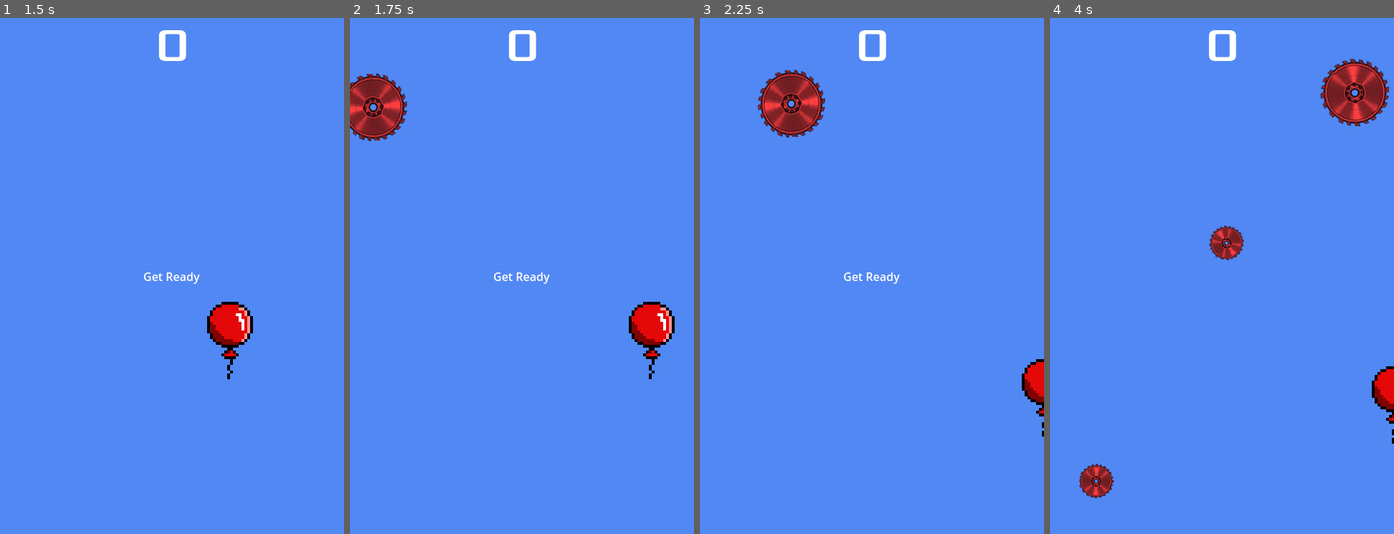
Above: before the commit, frames 1-4 (left to right).
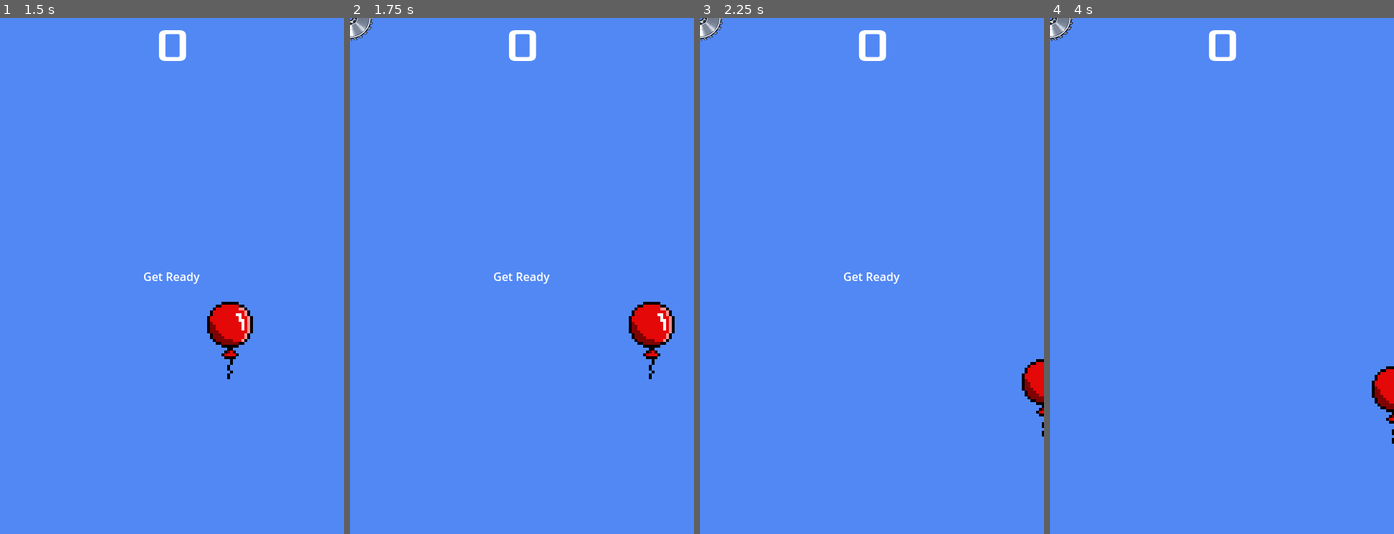
Above: after the commit, the same moments.

Repository: Turik556/First2D
Game: Godot game, scene res://Scenes/main.tscn
The game is run twice, just before and just after one commit, with the same random seed, the same clock (stepped at 60 frames per second) and the same inputs.
Inputs:
- Up to frame 1 (1.5 s): click "Start" at 0.5 s; tap Enter at 1.25 s; hold D (move_right) from 1.28 s (still down)
- Up to frame 2 (1.75 s): keep holding D (move_right)
- Up to frame 3 (2.25 s): release D (move_right) at 2.03 s; hold S (move_down) from 2.03 s (still down)
- Up to frame 4 (4 s): release S (move_down) at 2.78 s; hold D (move_right) 2.78-3.53 s; hold W (move_up) from 3.53 s (still down)

Frame 1 is identical in both runs. In frame 2, 2.0% of the frame differs, in the area x 0-17%, y 0-24%; in frame 3, 2.1%; in frame 4, 3.2%, in the area x 0-99%, y 0-94%.
Error after the commit: Invalid access to property or key 'sprite_frames' on a base object of type 'null instance'. (res://scripts/mob.gd:57)

Commit message:
edit mob base

Diff:
--- a/Scenes/mob.tscn
+++ b/Scenes/mob.tscn
@@ -1,87 +1,10 @@
-[gd_scene load_steps=24 format=3 uid="uid://crmgdl0poacw7"]
+[gd_scene load_steps=8 format=3 uid="uid://crmgdl0poacw7"]
 
 [ext_resource type="Script" path="res://scripts/mob.gd" id="1_oev2j"]
-[ext_resource type="Texture2D" uid="uid://8xs5cui2aar0" path="res://art/saw_128/saw_128_0.png" id="2_8imux"]
-[ext_resource type="Texture2D" uid="uid://bkfa45067jh6g" path="res://art/saw_128/saw_128_1.png" id="3_8wjfm"]
-[ext_resource type="Texture2D" uid="uid://y8twnushh4vx" path="res://art/saw_128/saw_128_2.png" id="4_cx1tl"]
-[ext_resource type="Texture2D" uid="uid://bo65bmuk3igff" path="res://art/saw_128/saw_128_3.png" id="5_ri6vv"]
-[ext_resource type="Texture2D" uid="uid://w0avvftihbu7" path="res://art/saw_128/saw_128_4.png" id="6_oeffj"]
-[ext_resource type="Texture2D" uid="uid://b6tj05jo21nh3" path="res://art/saw_128/saw_128_5.png" id="7_hhtq2"]
-[ext_resource type="Texture2D" uid="uid://c8ss3edn2x7tq" path="res://art/saw_128/saw_128_6.png" id="8_octed"]
-[ext_resource type="Texture2D" uid="uid://cvono8v4i65al" path="res://art/saw_128/saw_128_7.png" id="9_a6ptj"]
 [ext_resource type="Texture2D" uid="uid://c0nbuq6rjuljq" path="res://art/saw_64/saw_64_0.png" id="10_0xb77"]
-[ext_resource type="Texture2D" uid="uid://bcby247py1gho" path="res://art/saw_64/saw_64_1.png" id="11_eusp1"]
-[ext_resource type="Texture2D" uid="uid://dcvjul5od8obj" path="res://art/saw_64/saw_64_2.png" id="12_72xsp"]
-[ext_resource type="Texture2D" uid="uid://d32qm1yk27a0x" path="res://art/saw_64/saw_64_3.png" id="13_4rytu"]
-[ext_resource type="Texture2D" uid="uid://dc87kjj8dcujp" path="res://art/saw_64/saw_64_4.png" id="14_ehs6q"]
-[ext_resource type="Texture2D" uid="uid://ca0e37vf43c6c" path="res://art/saw_64/saw_64_5.png" id="15_ufqdk"]
-[ext_resource type="Texture2D" uid="uid://bgfqvasrjw48d" path="res://art/saw_64/saw_64_6.png" id="16_gy83g"]
-[ext_resource type="Texture2D" uid="uid://cgo1cuigs7seh" path="res://art/saw_64/saw_64_7.png" id="17_urxvi"]
 
-[sub_resource type="SpriteFrames" id="SpriteFrames_tjb5q"]
-animations = [{
-"frames": [{
-"duration": 1.0,
-"texture": ExtResource("2_8imux")
-}, {
-"duration": 1.0,
-"texture": ExtResource("3_8wjfm")
-}, {
-"duration": 1.0,
-"texture": ExtResource("4_cx1tl")
-}, {
-"duration": 1.0,
-"texture": ExtResource("5_ri6vv")
-}, {
-"duration": 1.0,
-"texture": ExtResource("6_oeffj")
-}, {
-"duration": 1.0,
-"texture": ExtResource("7_hhtq2")
-}, {
-"duration": 1.0,
-"texture": ExtResource("8_octed")
-}, {
-"duration": 1.0,
-"texture": ExtResource("9_a6ptj")
-}],
-"loop": true,
-"name": &"saw_128",
-"speed": 15.0
-}, {
-"frames": [{
-"duration": 1.0,
-"texture": ExtResource("10_0xb77")
-}, {
-"duration": 1.0,
-"texture": ExtResource("11_eusp1")
-}, {
-"duration": 1.0,
-"texture": ExtResource("12_72xsp")
-}, {
-"duration": 1.0,
-"texture": ExtResource("13_4rytu")
-}, {
-"duration": 1.0,
-"texture": ExtResource("14_ehs6q")
-}, {
-"duration": 1.0,
-"texture": ExtResource("15_ufqdk")
-}, {
-"duration": 1.0,
-"texture": ExtResource("16_gy83g")
-}, {
-"duration": 1.0,
-"texture": ExtResource("17_urxvi")
-}],
-"loop": true,
-"name": &"saw_64",
-"speed": 5.0
-}]
-
-[sub_resource type="CapsuleShape2D" id="CapsuleShape2D_fxrbm"]
-radius = 60.0
-height = 126.0
+[sub_resource type="CircleShape2D" id="CircleShape2D_nb80f"]
+radius = 32.0156
 
 [sub_resource type="Gradient" id="Gradient_82fmg"]
 offsets = PackedFloat32Array(0.08, 0.626667)
@@ -129,21 +52,16 @@
 script = ExtResource("1_oev2j")
 metadata/type = "Enemy"
 
-[node name="AnimatedSprite2D" type="AnimatedSprite2D" parent="."]
-modulate = Color(1, 0.243137, 1, 1)
-self_modulate = Color(1, 1, 0.247059, 1)
-position = Vector2(2.27374e-13, 0)
-scale = Vector2(0.75, 0.75)
-sprite_frames = SubResource("SpriteFrames_tjb5q")
-animation = &"saw_128"
+[node name="Sprite2D" type="Sprite2D" parent="."]
+texture = ExtResource("10_0xb77")
 
 [node name="CollisionShape2D" type="CollisionShape2D" parent="."]
 rotation = 1.5708
-shape = SubResource("CapsuleShape2D_fxrbm")
+shape = SubResource("CircleShape2D_nb80f")
 
 [node name="VisibleOnScreenNotifier2D" type="VisibleOnScreenNotifier2D" parent="."]
-position = Vector2(-3.8147e-06, -0.499999)
-scale = Vector2(4.9, 3.65)
+position = Vector2(0, 0.5)
+scale = Vector2(3.2, 3.25)
 
 [node name="Button" type="Button" parent="."]
 offset_left = -65.0
@@ -155,6 +73,7 @@
 flat = true
 
 [node name="CPUParticles2D" type="CPUParticles2D" parent="."]
+visible = false
 position = Vector2(0, 12)
 emitting = false
 amount = 25
@@ -171,10 +90,6 @@
 color = Color(1, 0.168627, 0.14902, 1)
 color_initial_ramp = SubResource("Gradient_82fmg")
 
-[node name="Sprite2D" type="Sprite2D" parent="."]
-visible = false
-texture = ExtResource("2_8imux")
-
 [node name="AnimationPlayer" type="AnimationPlayer" parent="."]
 root_node = NodePath("")
 libraries = {
--- a/scripts/enemy_handler.gd
+++ b/scripts/enemy_handler.gd
@@ -21,12 +21,7 @@
 	pass
 
 func _on_mob_timer_timeout() -> void:
-	var mob = mob_scene.instantiate()
-	var mob_spawn_location = $MobPath/MobSpawnLocation
-	mob_spawn_location.progress_ratio =randf()
-	add_child(mob)
-	mob.died.connect(on_mob_died)
-
+	spawn_enemy()
 	pass
 
 func on_mob_died(mob):
@@ -48,3 +43,12 @@
 func get_spawn_location():
 	var location = $MobPath/MobSpawnLocation
 	return location
+
+func spawn_enemy():
+	var mob = mob_scene.instantiate()
+	var mob_spawn_location = $MobPath/MobSpawnLocation
+	mob_spawn_location.progress_ratio =randf()
+
+	add_child(mob)
+	mob.died.connect(on_mob_died)
+	pass
--- a/scripts/mob.gd
+++ b/scripts/mob.gd
@@ -1,4 +1,5 @@
 extends RigidBody2D
+class_name enemy
 
 @export var mob_scene:PackedScene
 @onready var handler = get_parent()
